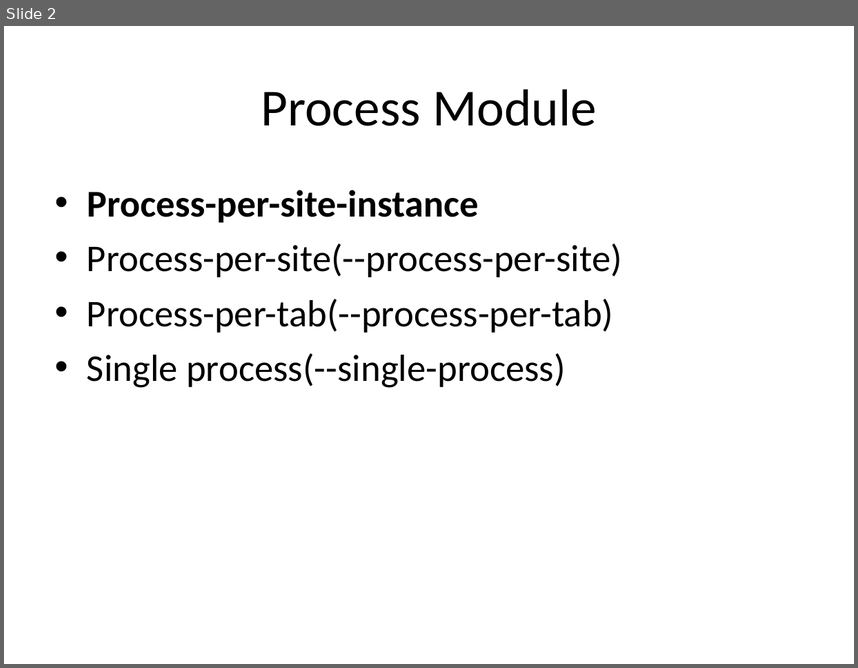
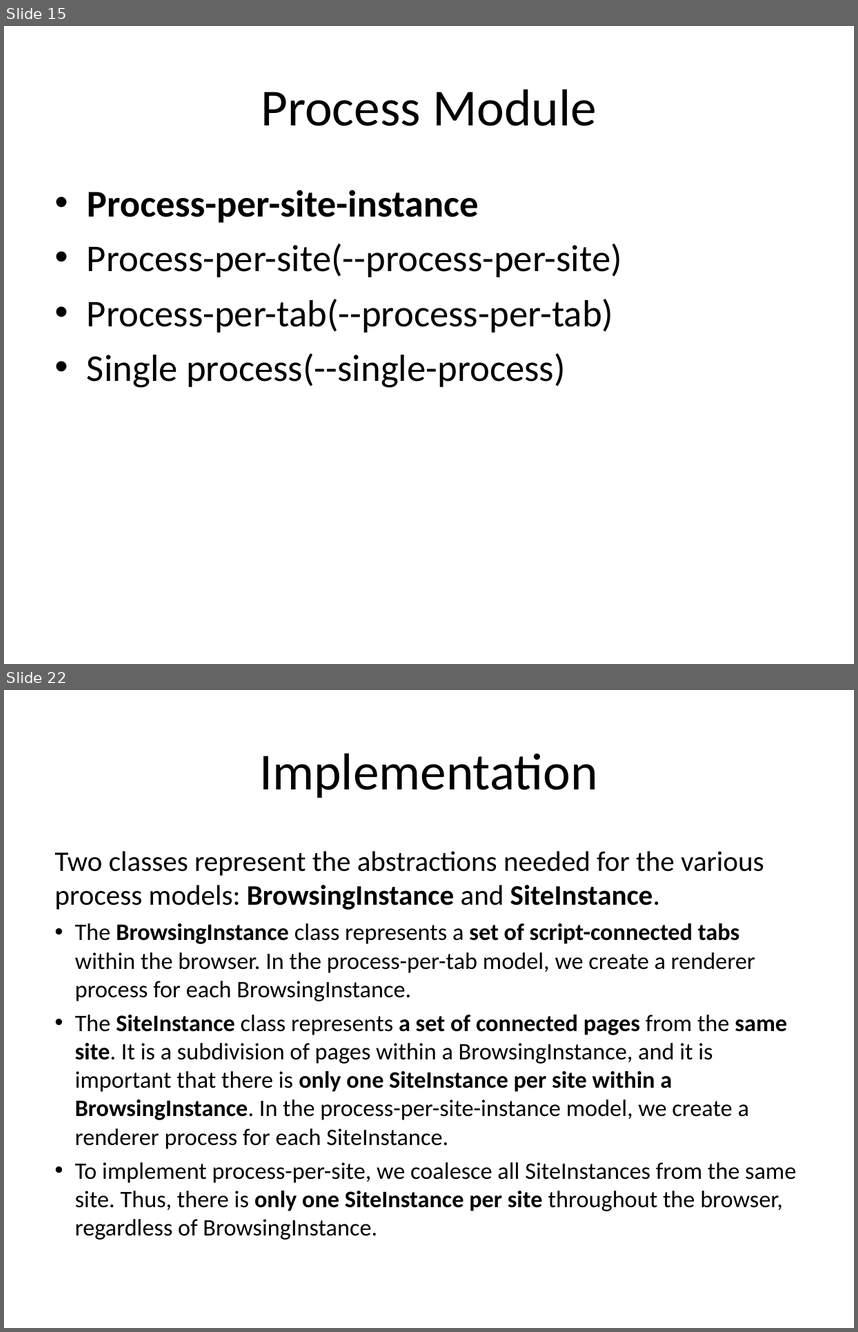
Before and after one commit to tezheng/chromium, a slide deck: docs/chromium.ppt. Shown one above the other, each under a label of ours: slide 2 before the commit, slides 15 and 22 after it; the slides between them are not shown. The pictures are 858x668 and 858x1332 pixels, drawn with LibreOffice and Linux fonts; fonts in the diff are those of the drawing. Boxes give left, top, right and bottom in pixels: in the first picture for what was removed or moved away, otherwise in the second. Text is boxed around its words. In the diff, an @@ line names an element or a change of style, - is before the commit and + after.

```diff
--- a/docs/chromium.ppt
+++ b/docs/chromium.ppt
@@ slide 22 added at (x1=4, y1=690, x2=854, y2=1328), background #FFFFFF @@
@@ title added at (x1=259, y1=753, x2=597, y2=798), 44 pt, text #000000 @@
+Implementation
@@ text added at (x1=55, y1=851, x2=796, y2=1239), 20 pt, text #000000 @@
+Two classes represent the abstractions needed for the various process models: BrowsingInstance and SiteInstance.
+• The BrowsingInstance class represents a set of script-connected tabs within the browser. In the process-per-tab model, we create a renderer process for each BrowsingInstance.
+• The SiteInstance class represents a set of connected pages from the same site. It is a subdivision of pages within a BrowsingInstance, and it is important that there is only one SiteInstance per site within a BrowsingInstance. In the process-per-site-instance model, we create a renderer process for each SiteInstance.
+• To implement process-per-site, we coalesce all SiteInstances from the same site. Thus, there is only one SiteInstance per site throughout the browser, regardless of BrowsingInstance.
@@ what was slide 2 is now slide 15 @@
```
Also in this commit, not shown: 3 slides changed, 21 other slides added, 2 slides removed, 6 other files.
